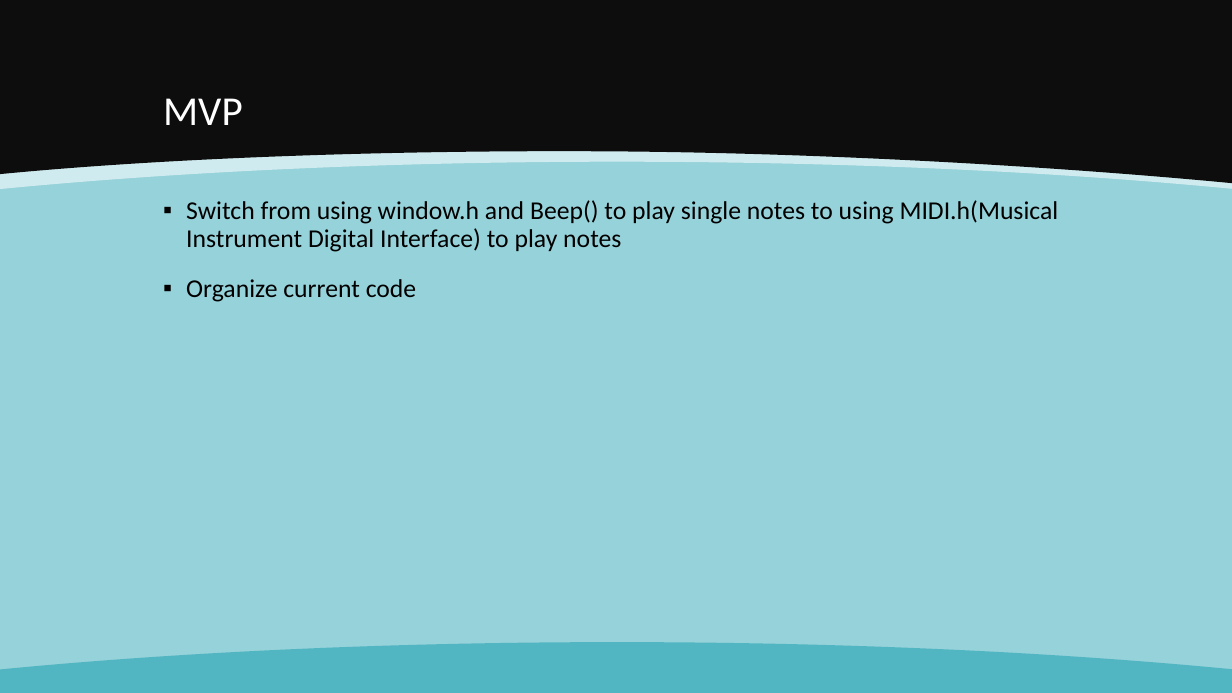
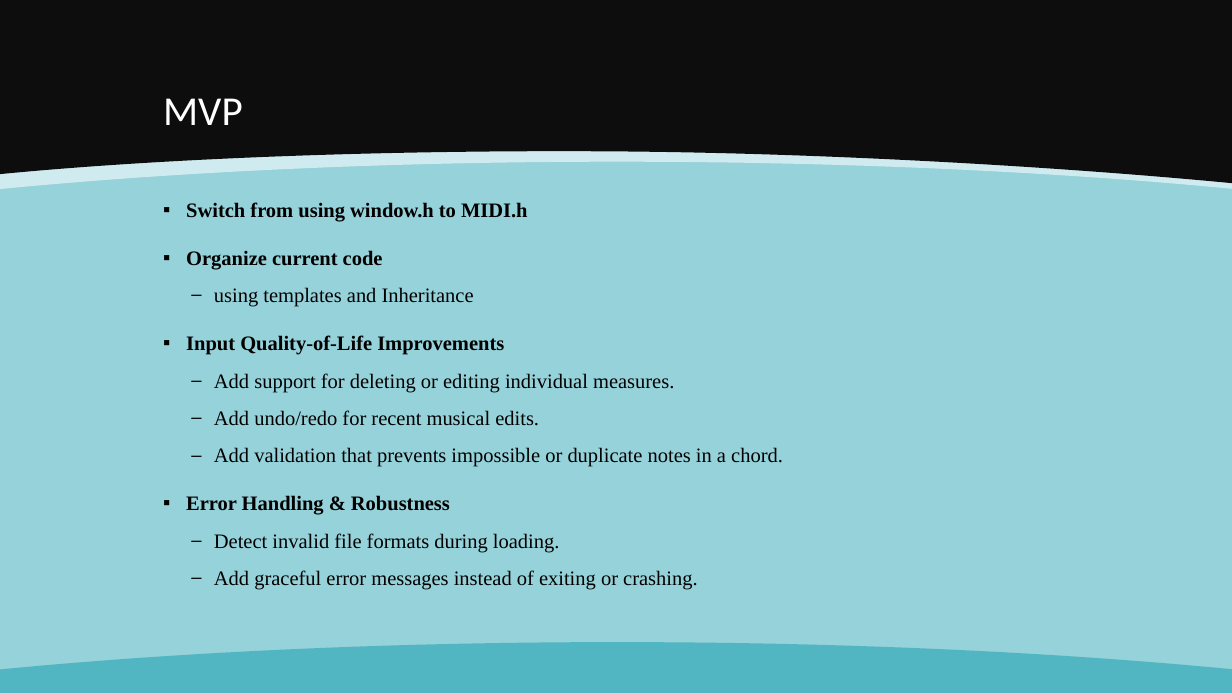
Before and after one commit to EliteRamsay/music-maker, a slide deck: slide 3 of Music Maker Project Proposal Final.pptx. Drawn at 1232x693 pixels with LibreOffice and Linux fonts; fonts in the diff are those of the drawing. Boxes give left, top, right and bottom in pixels: in the first picture for what was removed or moved away, otherwise in the second. Text is boxed around its words. In the diff, an @@ line names an element or a change of style, - is before the commit and + after.

```diff
--- a/Music Maker Project Proposal Final.pptx
+++ b/Music Maker Project Proposal Final.pptx
@@ text at (186,202,528,222): text changed; size 20 to 16 pt; font Calibri to Times New Roman; bold on @@
-▪ Switch from using window.h and Beep() to play single notes to using MIDI.h(Musical Instrument Digital Interface) to play notes
+▪ Switch from using window.h to MIDI.h
@@ text at (186,250,383,270): size 20 to 16 pt, font Calibri to Times New Roman, bold on in "Organize current code"; line spacing 0.9 to 1 @@
@@ text at (186,287,783,590): paragraphs added @@
+  – using templates and Inheritance
+▪ Input Quality-of-Life Improvements
+  – Add support for deleting or editing individual measures.
+  – Add undo/redo for recent musical edits.
+  – Add validation that prevents impossible or duplicate notes in a chord.
+▪ Error Handling & Robustness
+  – Detect invalid file formats during loading.
+  – Add graceful error messages instead of exiting or crashing.
```
Also in this commit, not shown: 2 other slides changed.
